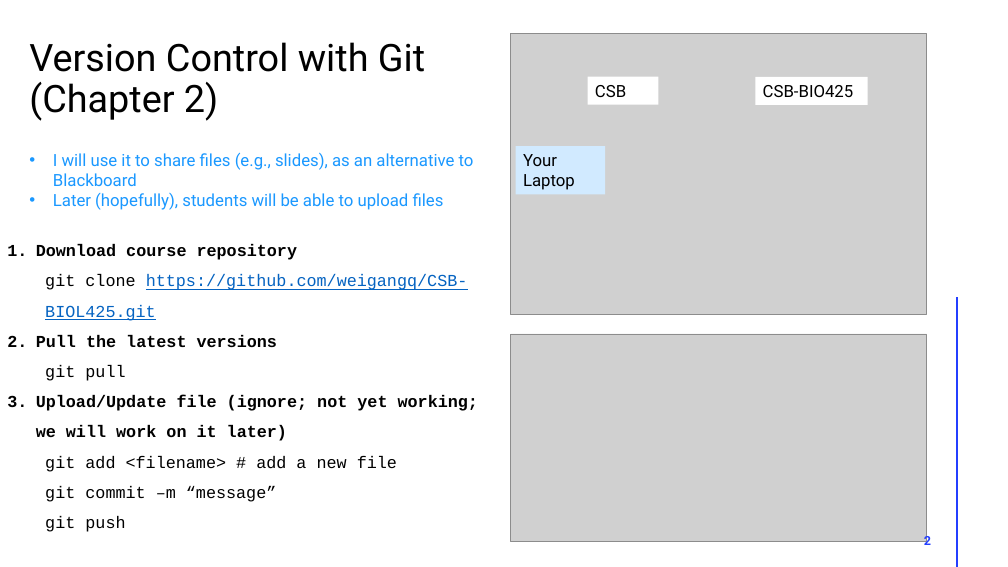
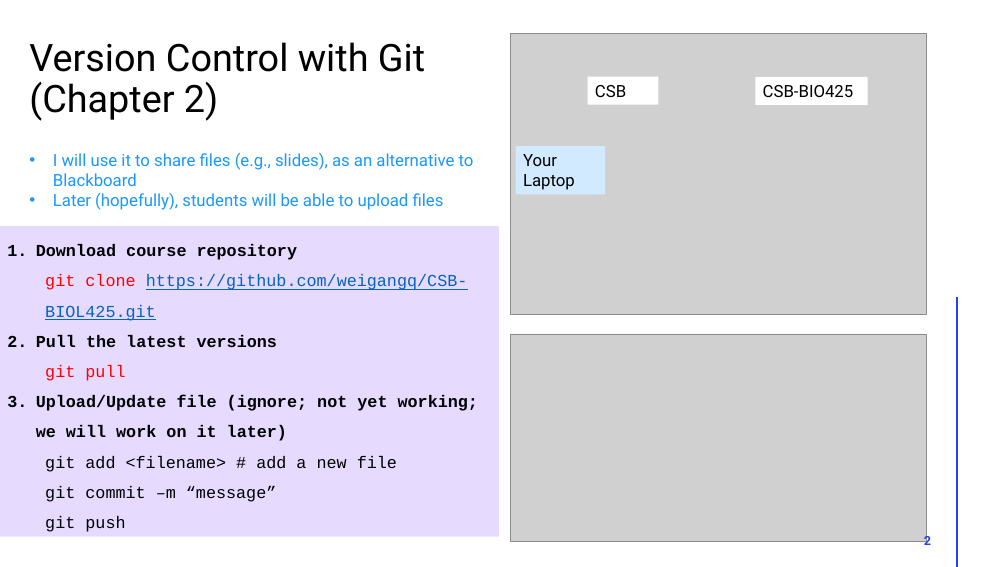
Before and after one commit to weigangq/CSB, a slide deck: slide 2 of lecture-slides/part-1-intro-unix.pptx. Drawn at 1008x567 pixels with LibreOffice and Linux fonts; fonts in the diff are those of the drawing; grey boxes stand for pictures. Boxes give left, top, right and bottom in pixels: in the first picture for what was removed or moved away, otherwise in the second. Text is boxed around its words. In the diff, an @@ line names an element or a change of style, - is before the commit and + after.

```diff
--- a/lecture-slides/part-1-intro-unix.pptx
+++ b/lecture-slides/part-1-intro-unix.pptx
@@ rectangle "Download course repository": place and size @@
-rectangle "Download course repository" at (36, 244, 478, 532)
+rectangle "Download course repository" at (0, 226, 499, 537)
@@ rectangle "Download course repository" at (0, 226, 499, 537): fill none to #E6DBFF @@
@@ text in rectangle at (45, 274, 468, 381): text colour #000000 to #FF0000 in "git clone", "git pull" @@
```
Also in this commit, not shown: 2 other slides changed, 4 slides added, 2 other files.
